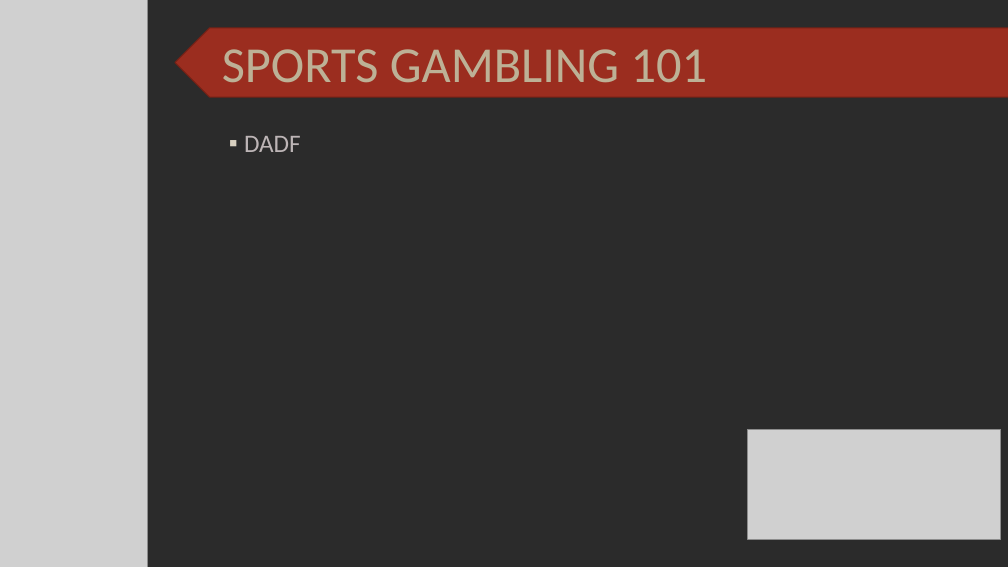
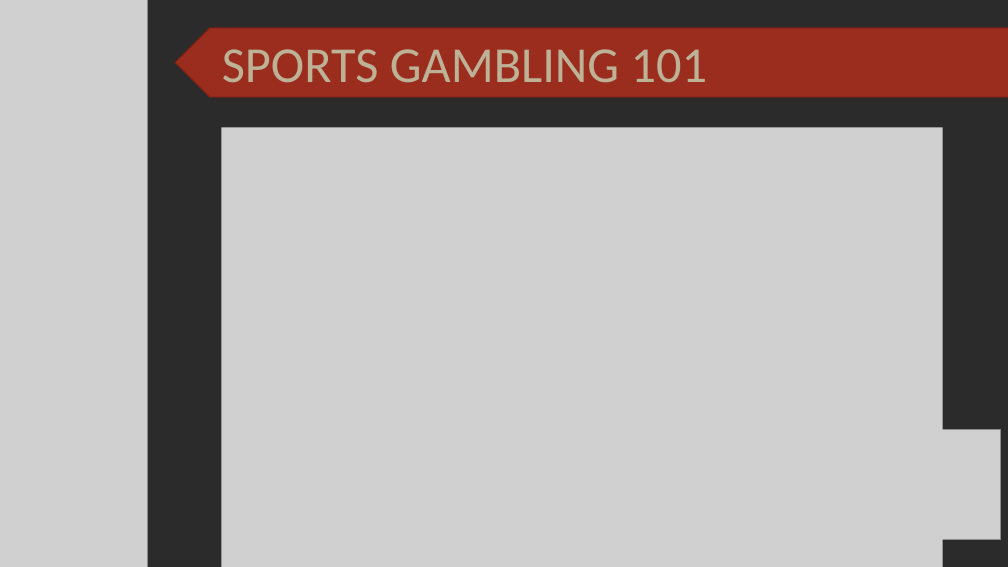
Before and after one commit to SuperMarioGiacomazzo/STOR390_WEBSITE, a slide deck: slide 3 of Slides/Gambling 1/Gambling_1_Lecture.pptx (slide 2 before the commit). Drawn at 1008x567 pixels with LibreOffice and Linux fonts; fonts in the diff are those of the drawing; grey boxes stand for pictures; background and template pictures are left out; a plain dark background stands for a picture behind light text. Boxes give left, top, right and bottom in pixels: in the first picture for what was removed or moved away, otherwise in the second. Text is boxed around its words. In the diff, an @@ line names an element or a change of style, - is before the commit and + after.

```diff
--- a/Slides/Gambling 1/Gambling_1_Lecture.pptx
+++ b/Slides/Gambling 1/Gambling_1_Lecture.pptx
@@ picture added at (222, 128, 943, 567) @@
@@ text removed at (244, 136, 301, 152) @@
-▪ DADF
@@ picture added at (222, 275, 773, 329) @@
```
Also in this commit, not shown: 16 slides added, 1 slide removed, 3 other files.
